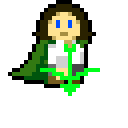
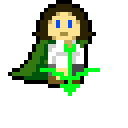
Layer changes from the first 128×128 image to the second:
painted on "Background" over left=44, top=48, right=84, bottom=88
